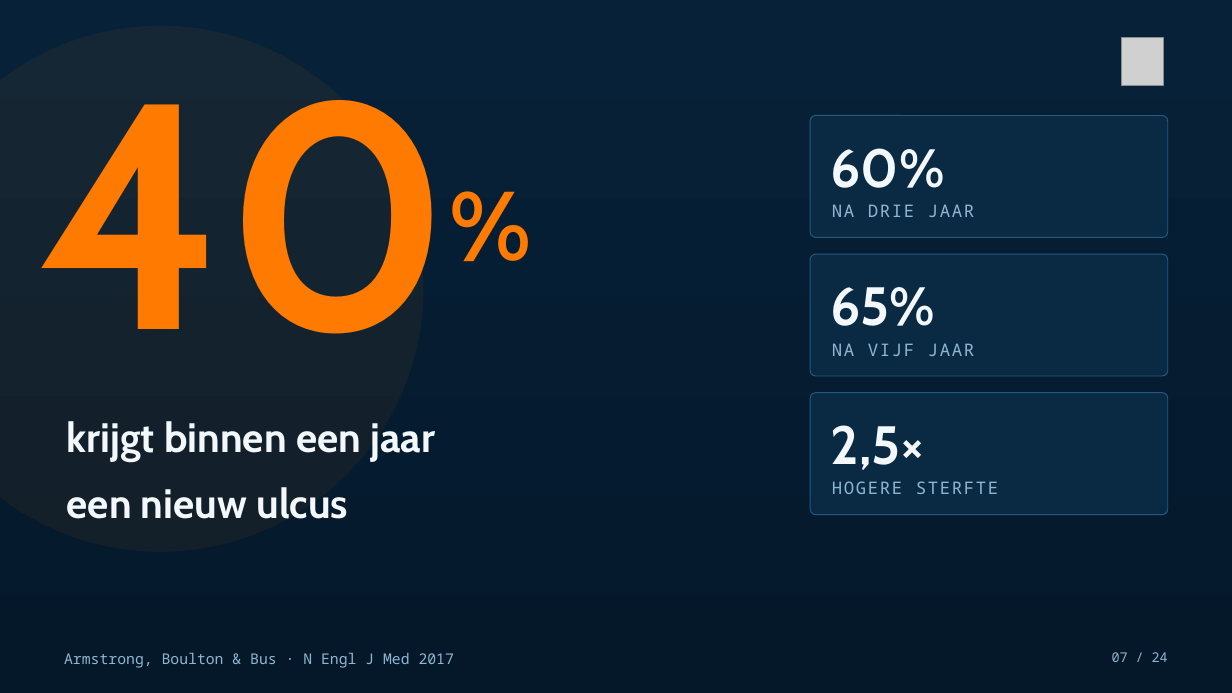
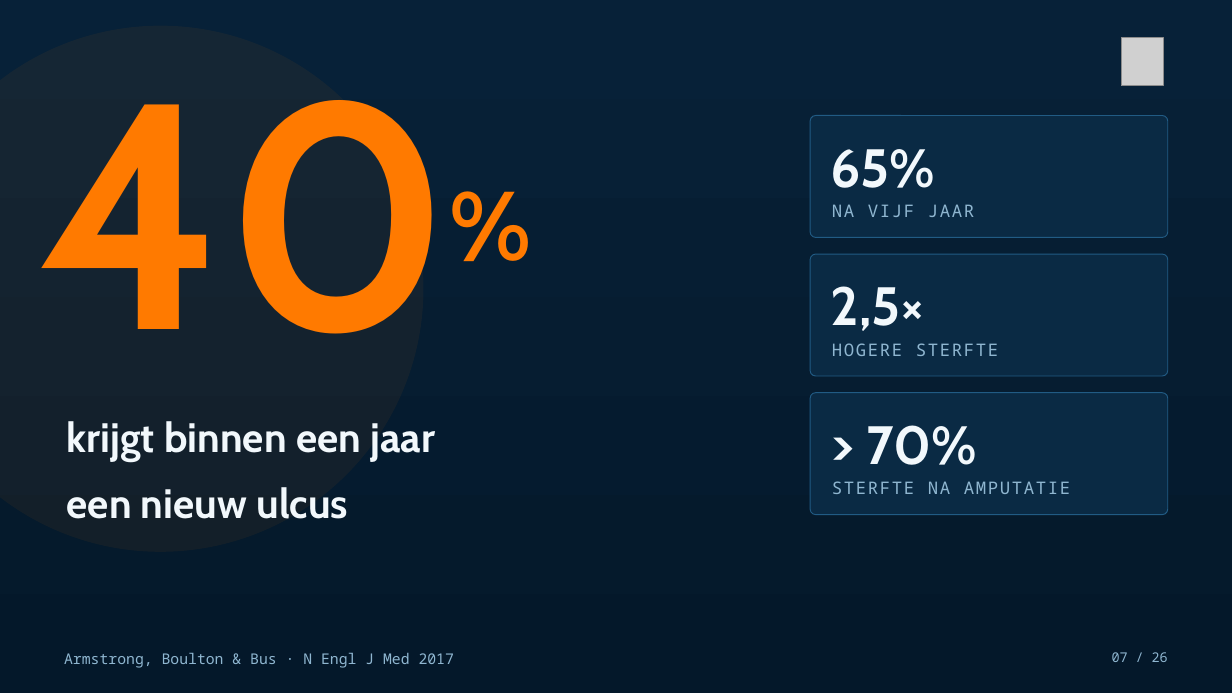
Before and after one commit to Dellfs/paradise-project, a slide deck: slide 7 of PARADISE_presentatie/PARADISE_board.pptx. Drawn at 1232x693 pixels with LibreOffice and Linux fonts; fonts in the diff are those of the drawing; grey boxes stand for pictures. Boxes give left, top, right and bottom in pixels: in the first picture for what was removed or moved away, otherwise in the second. Text is boxed around its words. In the diff, an @@ line names an element or a change of style, - is before the commit and + after.

```diff
--- a/PARADISE_presentatie/PARADISE_board.pptx
+++ b/PARADISE_presentatie/PARADISE_board.pptx
@@ text at (x1=831, y1=149, x2=936, y2=188): text changed @@
-60%
+65%
@@ text at (x1=832, y1=204, x2=974, y2=217): text changed @@
-NA DRIE JAAR
+NA VIJF JAAR
@@ text at (x1=831, y1=286, x2=925, y2=331): text changed @@
-65%
+2,5×
@@ text at (x1=832, y1=343, x2=998, y2=356): text changed @@
-NA VIJF JAAR
+HOGERE STERFTE
@@ text at (x1=867, y1=425, x2=977, y2=465): text changed @@
-2,5×
+> 70%
@@ text at (x1=832, y1=481, x2=1070, y2=494): text changed @@
-HOGERE STERFTE
+STERFTE NA AMPUTATIE
@@ text at (x1=1112, y1=652, x2=1168, y2=662): text changed @@
-07 / 24
+07 / 26
```
Also in this commit, not shown: 21 other slides changed, 2 slides added, 8 other files.
